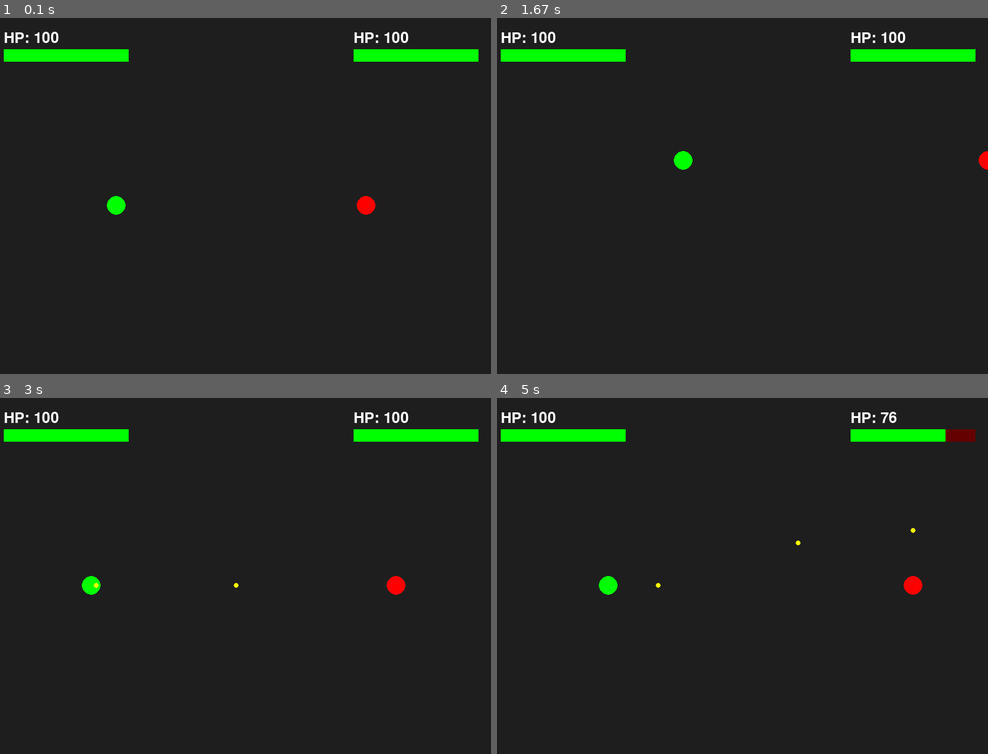
Above: before the commit, frames 1-4 (two rows, left to right).
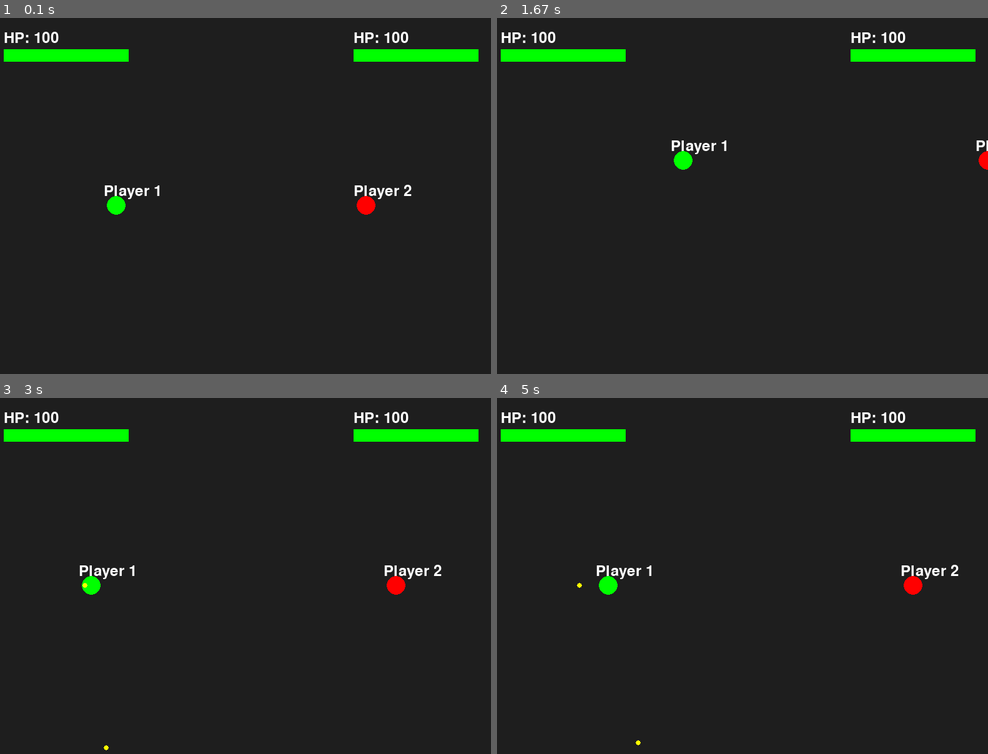
Above: after the commit, the same moments.

Repository: ZH-J6/Pygame_Software_Engineering
Game: pygame game, started from game.py
Same seed, same stepped clock (60 frames per second), same inputs: the game is played once before the commit and once after it.
Inputs:
- Up to frame 1 (0.1 s): no input
- Up to frame 2 (1.67 s): hold Right 0.33-0.8 s; hold Up 0.83-1.13 s; hold W 0.83-1.13 s; hold Right 1.17-1.63 s; hold D 1.17-1.63 s
- Up to frame 3 (3 s): hold Left 1.67-2.2 s; hold A 1.67-2.2 s; hold Down 2.23-2.53 s; hold S 2.23-2.53 s; tap F at 2.57, 2.97 s; hold Left from 2.9 s (still down); hold A from 2.9 s (still down)
- Up to frame 4 (5 s): tap F at 3.27, 3.4, 3.8, 4.1, 4.47, 4.87 s; release Left at 3.3 s; release A at 3.3 s; hold Up 3.33-3.7 s; hold W 3.33-3.7 s; hold Right 3.73-4.37 s; hold D 3.73-4.37 s; hold Down 4.4-4.77 s; hold S 4.4-4.77 s; hold Left from 4.8 s (still down); hold A from 4.8 s (still down)

The runs differ from the first frame. In frame 1, 0.3% of the frame differs, in the area x 21-84%, y 46-51%; in frame 2, 0.2%; in frame 3, 0.4%; in frame 4, 0.7%, in the area x 16-98%, y 3-98%.

Commit message:
update hp/shoot version

Diff:
--- a/game.py
+++ b/game.py
@@ -31,19 +31,18 @@
 
 
 class Bullet:
-    def __init__(self, x, y, target_x, target_y, damage,owner):
+    def __init__(self, x, y, dir_x, dir_y, damage, owner):
+
         self.x = x
         self.y = y
-        self.speed = 8
         self.damage = damage
         self.owner = owner
-
-        dx = target_x - x
-        dy = target_y - y
-        dist = math.sqrt(dx*dx + dy*dy)
-
-        self.vx = dx/dist * self.speed
-        self.vy = dy/dist * self.speed
+        self.speed = 10
+
+        length = math.sqrt(dir_x*dir_x + dir_y*dir_y)
+
+        self.vx = dir_x/length * self.speed
+        self.vy = dir_y/length * self.speed
 
     def update(self):
         self.x += self.vx
@@ -54,7 +53,7 @@
 
 
 class Player:
-    def __init__(self,x,y,color,weapon):
+    def __init__(self,x,y,color,weapon,name):
         self.x = x
         self.y = y
         self.color = color
@@ -62,25 +61,34 @@
         self.hp = 100
         self.speed = 4
         self.last_shot = 0
+        self.dir_x = 1
+        self.dir_y = 0
+        self.name = name
 
     def move(self,dx,dy):
-        self.x += dx*self.speed
-        self.y += dy*self.speed
-
-        self.x = max(0,min(WIDTH,self.x))
-        self.y = max(0,min(HEIGHT,self.y))
+        if dx != 0 or dy != 0:
+            self.dir_x = dx
+            self.dir_y = dy
+
+            self.x += dx*self.speed
+            self.y += dy*self.speed
+
+            self.x = max(0,min(WIDTH,self.x))
+            self.y = max(0,min(HEIGHT,self.y))
 
     def shoot(self,target_x,target_y,bullets):
         now = pygame.time.get_ticks()
 
         if now - self.last_shot > self.weapon.cooldown:
             bullets.append(
-                Bullet(self.x,self.y,target_x,target_y,self.weapon.damage,self)
+                Bullet(self.x,self.y,self.dir_x,self.dir_y,self.weapon.damage,self)
             )
             self.last_shot = now
 
     def draw(self):
         pygame.draw.circle(screen,self.color,(int(self.x),int(self.y)),15)
+        name_text = font.render(self.name, True, (255,255,255))
+        screen.blit(name_text,(self.x-20,self.y-35))
 
 def draw_hp(player, x, y):
 
@@ -101,8 +109,8 @@
 print("Player1 weapon:",player1_weapon.name)
 print("Player2 weapon:",player2_weapon.name)
 
-player1 = Player(200,300,(0,255,0),player1_weapon)
-player2 = Player(600,300,(255,0,0),player2_weapon)
+player1 = Player(200,300,(0,255,0),player1_weapon,"Player 1")
+player2 = Player(600,300,(255,0,0),player2_weapon,"Player 2")
 
 bullets = []
 
